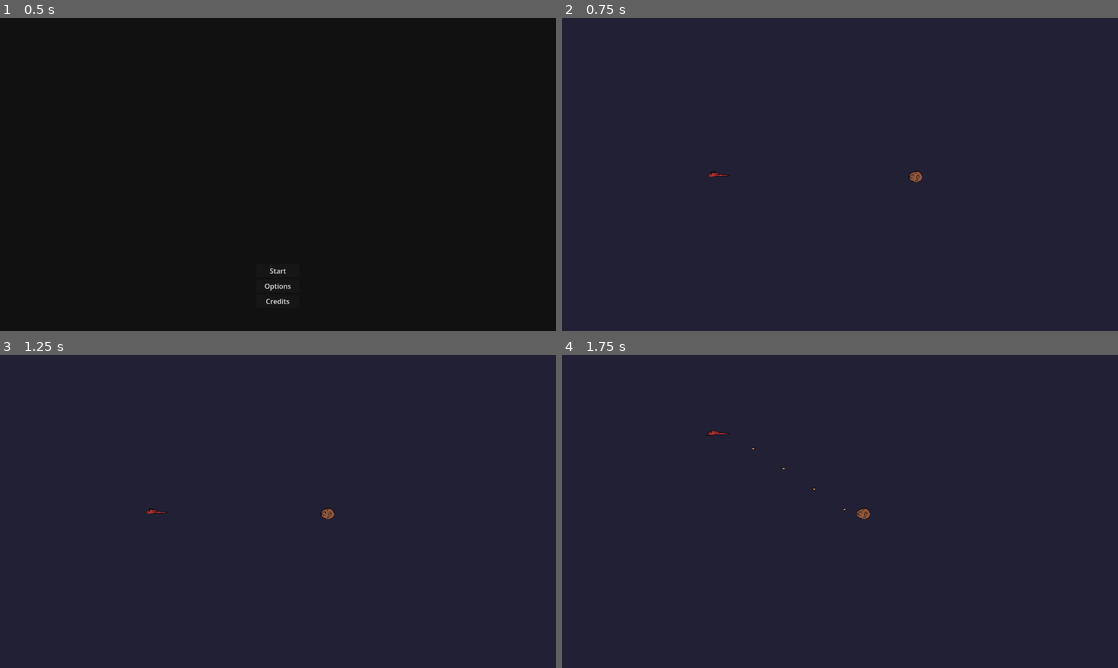
Above: before the commit, frames 1-4 (two rows, left to right).
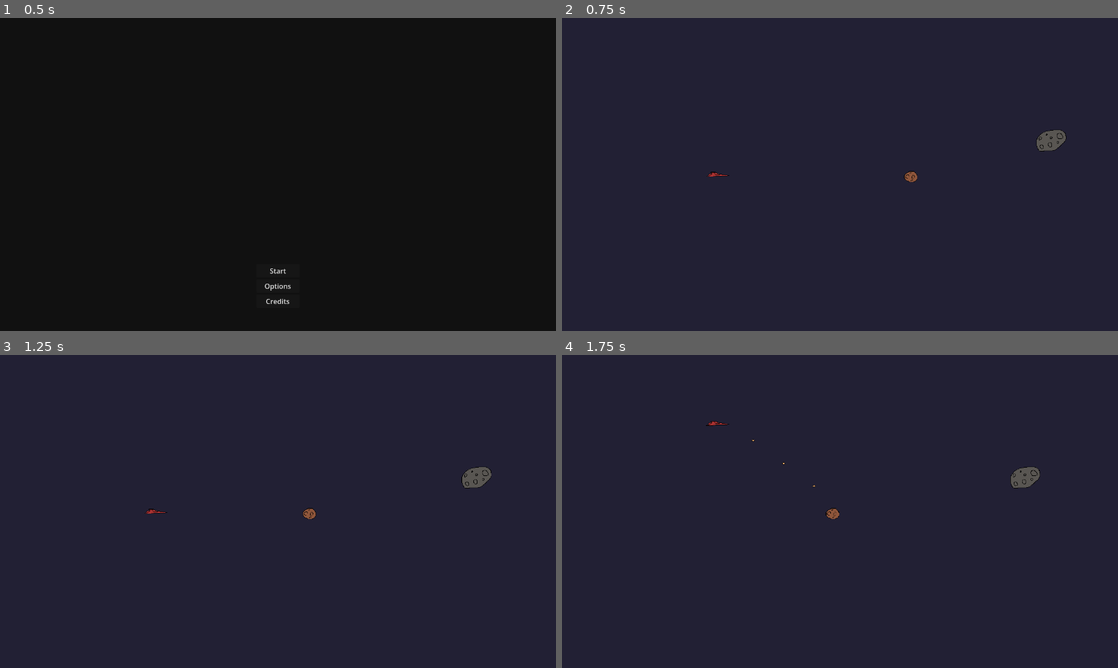
Above: after the commit, the same moments.

Repository: Chovz/mini-jam-203-flow
Game: Godot game, scene res://Scenes/Logic/game_manager.tscn
Same seed, same stepped clock (60 frames per second), same inputs: the game is played once before the commit and once after it.
Inputs:
- Up to frame 1 (0.5 s): no input
- Up to frame 2 (0.75 s): click "Start" at 0.5 s
- Up to frame 3 (1.25 s): no input
- Up to frame 4 (1.75 s): hold W (Move_Up) from 1.28 s (still down); hold J (Attack) from 1.28 s (still down)

Frame 1 is identical in both runs. In frame 2, 0.4% of the frame differs, in the area x 61-91%, y 35-53%; in frame 3, 0.4%; in frame 4, 0.5%, in the area x 25-86%, y 21-53%.

Commit message:
Abstract meteor class and Extra Large Meteor implemented

Diff:
--- a/Scenes/Game/Levels/test_space.tscn
+++ b/Scenes/Game/Levels/test_space.tscn
@@ -2,6 +2,7 @@
 
 [ext_resource type="PackedScene" uid="uid://dopbjjntrfh5c" path="res://Scenes/Game/Player/space_ship.tscn" id="1_ofkt3"]
 [ext_resource type="PackedScene" uid="uid://bfwe5xhtdap06" path="res://Scenes/Game/Obstacles/small_meteor.tscn" id="2_okom5"]
+[ext_resource type="PackedScene" uid="uid://nx7fdeittyb2" path="res://Scenes/Game/Obstacles/extra_large_meteor.tscn" id="3_wuhso"]
 
 [node name="TestSpace" type="Node2D" unique_id=247367067]
 
@@ -19,3 +20,6 @@
 
 [node name="small_meteor" parent="." unique_id=537986293 instance=ExtResource("2_okom5")]
 position = Vector2(196, 5)
+
+[node name="extra_large_meteor" parent="." unique_id=1027788667 instance=ExtResource("3_wuhso")]
+position = Vector2(498, -78)
--- /dev/null
+++ b/Scenes/Game/Obstacles/extra_large_meteor.tscn
@@ -0,0 +1,47 @@
+[gd_scene format=3 uid="uid://nx7fdeittyb2"]
+
+[ext_resource type="Script" uid="uid://cd3rvg6wkvw15" path="res://Scripts/Game/Obstacles/extra_large_meteor.gd" id="1_07xss"]
+[ext_resource type="Texture2D" uid="uid://caxsxqaw3ciwj" path="res://Assets/Sprites/Meteors/MeteorExtraLarge1.png" id="2_oc5wl"]
+
+[sub_resource type="SpriteFrames" id="SpriteFrames_2owpl"]
+animations = [{
+"frames": [{
+"duration": 1.0,
+"texture": ExtResource("2_oc5wl")
+}],
+"loop": true,
+"name": &"default",
+"speed": 5.0
+}]
+
+[sub_resource type="CapsuleShape2D" id="CapsuleShape2D_07xss"]
+radius = 21.0
+height = 56.0
+
+[sub_resource type="CapsuleShape2D" id="CapsuleShape2D_oc5wl"]
+radius = 26.0
+height = 72.0
+
+[node name="extra_large_meteor" type="Area2D" unique_id=537986293 groups=["Meteors"]]
+collision_layer = 16
+script = ExtResource("1_07xss")
+
+[node name="AnimatedSprite2D" type="AnimatedSprite2D" parent="." unique_id=192172183]
+sprite_frames = SubResource("SpriteFrames_2owpl")
+
+[node name="MeteorShipCollisionShape" type="CollisionShape2D" parent="." unique_id=1490556612]
+position = Vector2(-2, 0)
+rotation = 1.5707964
+shape = SubResource("CapsuleShape2D_07xss")
+debug_color = Color(0.99999994, 0.008617571, 0.06897733, 0.41960785)
+
+[node name="BulletHitbox" type="Area2D" parent="." unique_id=164712092]
+collision_layer = 32
+collision_mask = 2
+
+[node name="MeteorBulletCollisionShape" type="CollisionShape2D" parent="BulletHitbox" unique_id=1555004645]
+rotation = 1.5707964
+shape = SubResource("CapsuleShape2D_oc5wl")
+
+[connection signal="area_entered" from="." to="." method="_on_meteor_damage_area_entered"]
+[connection signal="area_entered" from="BulletHitbox" to="." method="_on_bullet_hitbox_area_entered"]
--- a/Scenes/Game/Player/space_ship.tscn
+++ b/Scenes/Game/Player/space_ship.tscn
@@ -14,8 +14,9 @@
 "speed": 5.0
 }]
 
-[sub_resource type="RectangleShape2D" id="RectangleShape2D_0b7j0"]
-size = Vector2(16, 5)
+[sub_resource type="CapsuleShape2D" id="CapsuleShape2D_5ario"]
+radius = 3.9999998
+height = 20.0
 
 [node name="space_ship" type="CharacterBody2D" unique_id=2026670046 groups=["Player"]]
 collision_mask = 208
@@ -25,8 +26,9 @@
 sprite_frames = SubResource("SpriteFrames_s106j")
 
 [node name="CollisionShape2D" type="CollisionShape2D" parent="." unique_id=1182065420 groups=["Player"]]
-position = Vector2(-5, 0)
-shape = SubResource("RectangleShape2D_0b7j0")
+position = Vector2(-8, 0)
+rotation = 1.5707964
+shape = SubResource("CapsuleShape2D_5ario")
 
 [node name="Timers" type="Node" parent="." unique_id=167050492]
 
--- /dev/null
+++ b/Scripts/Game/Obstacles/extra_large_meteor.gd
@@ -0,0 +1,31 @@
+extends meteor
+
+const METEOR_SPAWN_OFFSET = 10
+const LOWER_ANGLE_LIMIT = -0.5
+const UPPER_ANGLE_LIMIT = 0.5
+
+var rng = RandomNumberGenerator.new()
+
+func _ready():
+	speed = 1
+	health = 150
+
+func take_damage(damage) -> void:
+	health = health - damage
+
+	if health <= 0:
+		print("Spawn?")
+		var small_meteor_1 = Global.SMALL_METEOR.instantiate()
+		var small_meteor_2 = Global.SMALL_METEOR.instantiate()
+
+		small_meteor_1.position = position + Vector2.UP * METEOR_SPAWN_OFFSET
+		small_meteor_2.position = position + Vector2.DOWN * METEOR_SPAWN_OFFSET
+
+		# El angulo al que van a ir
+		small_meteor_1.direction = Vector2(-1, rng.randf_range(LOWER_ANGLE_LIMIT, 0))
+		small_meteor_2.direction = Vector2(-1, rng.randf_range(0, UPPER_ANGLE_LIMIT))
+
+		get_tree().current_scene.add_child(small_meteor_1)
+		get_tree().current_scene.add_child(small_meteor_2)
+
+		queue_free()
--- /dev/null
+++ b/Scripts/Game/Obstacles/meteor.gd
@@ -0,0 +1,31 @@
+class_name meteor extends Area2D
+
+var speed = 2
+var health = 100
+var direction : Vector2 = Vector2.LEFT
+
+func _physics_process(delta):
+	move()
+
+func move() -> void:
+	position = position + direction * speed
+
+func take_damage(damage) -> void:
+	health = health - damage
+
+	if health <= 0:
+		queue_free()
+
+
+func _on_meteor_damage_area_entered(area):
+	if area.is_in_group("Player"):
+		pass #hurt player
+
+func _on_bullet_hitbox_area_entered(area):
+
+	if area.is_in_group("Player_Bullets"):
+		# bullet = area.to_bullet o algo asi
+		# bullet_damage = bullet.damage
+		var bullet_damage = 20
+		take_damage(bullet_damage)
+		area.queue_free()
--- a/Scripts/Game/Obstacles/small_meteor.gd
+++ b/Scripts/Game/Obstacles/small_meteor.gd
@@ -1,33 +1,5 @@
-extends Area2D
+extends meteor
 
-const SPEED = 2
-
-var health = 100
-var direction : Vector2 = Vector2.LEFT
-
-func _physics_process(delta):
-	move()
-
-func move() -> void:
-	global_position = global_position + direction * SPEED
-
-func damage_meteor(damage) -> void:
-	health = health - damage
-
-	if health <= 0:
-		queue_free()
-
-
-func _on_meteor_damage_area_entered(area):
-	if area.is_in_group("Player"):
-		pass #hurt player
-
-func _on_bullet_hitbox_area_entered(area):
-
-	if area.is_in_group("Player_Bullets"):
-		# bullet = area.to_bullet o algo asi
-		# bullet_damage = bullet.damage
-		var bullet_damage = 20
-		damage_meteor(bullet_damage)
-		area.queue_free()
-	pass # Replace with function body.
+func _ready():
+	speed = 3
+	health = 100
--- a/Scripts/Game/Player/space_ship.gd
+++ b/Scripts/Game/Player/space_ship.gd
@@ -1,10 +1,9 @@
 extends CharacterBody2D
 
-const SPEED = 400.0
+const SPEED = 450.0
 const SPACE_SHIP_WIDTH = 54
 const BULLET_WIDTH = 5
 const BULLET_SPAWN_OFFSET : Vector2 = Vector2(BULLET_WIDTH + SPACE_SHIP_WIDTH/2, 2)
-const BULLET = preload("res://Scenes/Game/Projectiles/bullet.tscn")
 
 @onready var shooting_cooldown: Timer = $Timers/ShootingCooldown
 
@@ -42,7 +41,7 @@
 			shooting_cooldown.start()
 
 func spawnBullet() -> void:
-	var bullet = BULLET.instantiate()
+	var bullet = Global.BULLET.instantiate()
 	bullet.position = position + BULLET_SPAWN_OFFSET
 	#Siempre van a ir para la derecha
 	get_tree().current_scene.add_child(bullet)
--- a/Scripts/Logic/global.gd
+++ b/Scripts/Logic/global.gd
@@ -10,6 +10,9 @@
 const LOSE_SCREEN : String = "lose_screen"
 const TEST_LEVEL : String = "test_space"
 const HUD : String = "hud"
+
+const BULLET = preload("res://Scenes/Game/Projectiles/bullet.tscn")
+const SMALL_METEOR = preload("res://Scenes/Game/Obstacles/small_meteor.tscn")
 
 enum Direction
 {
Not shown, added: Scripts/Game/Obstacles/extra_large_meteor.gd.uid
Not shown, added: Scripts/Game/Obstacles/meteor.gd.uid
